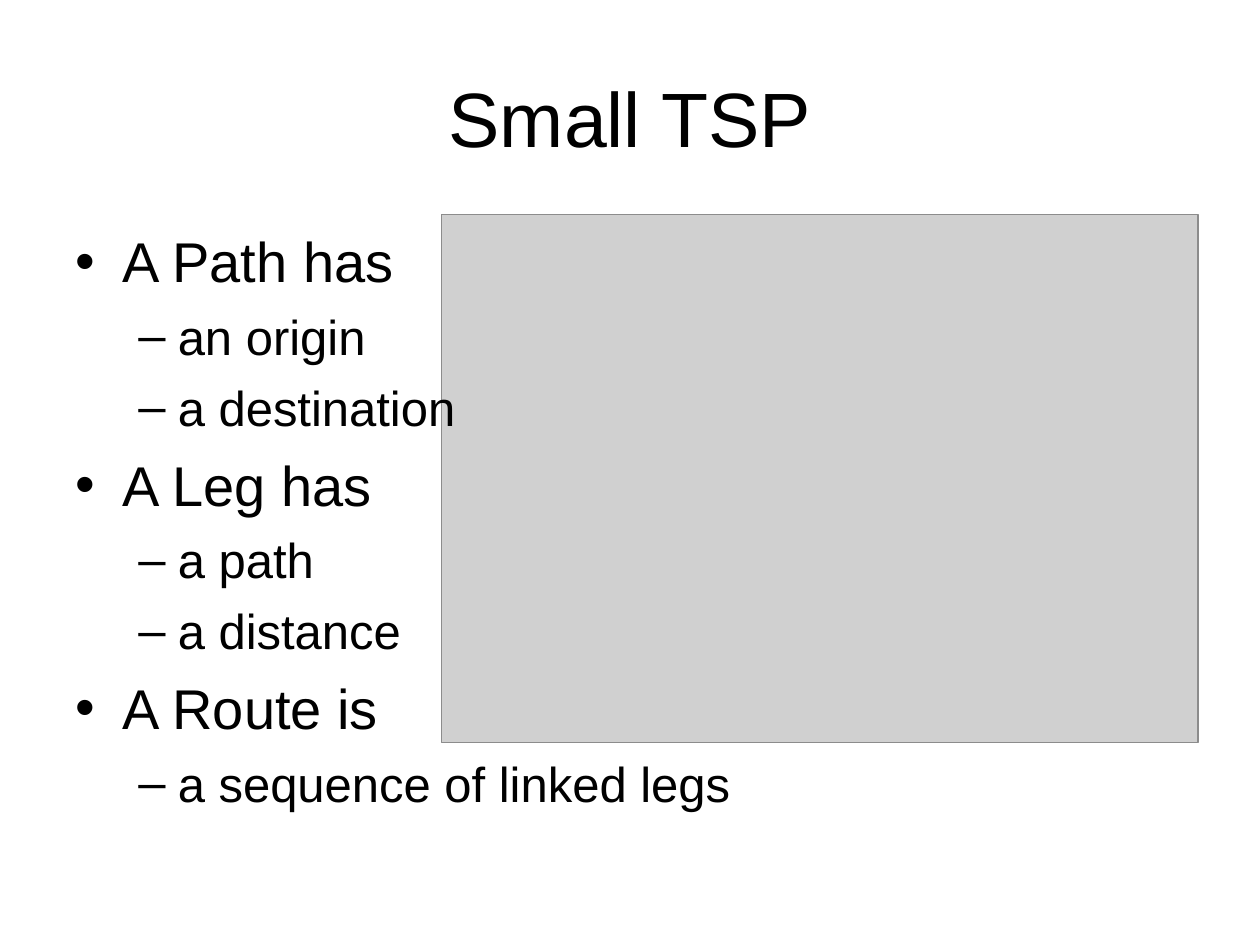
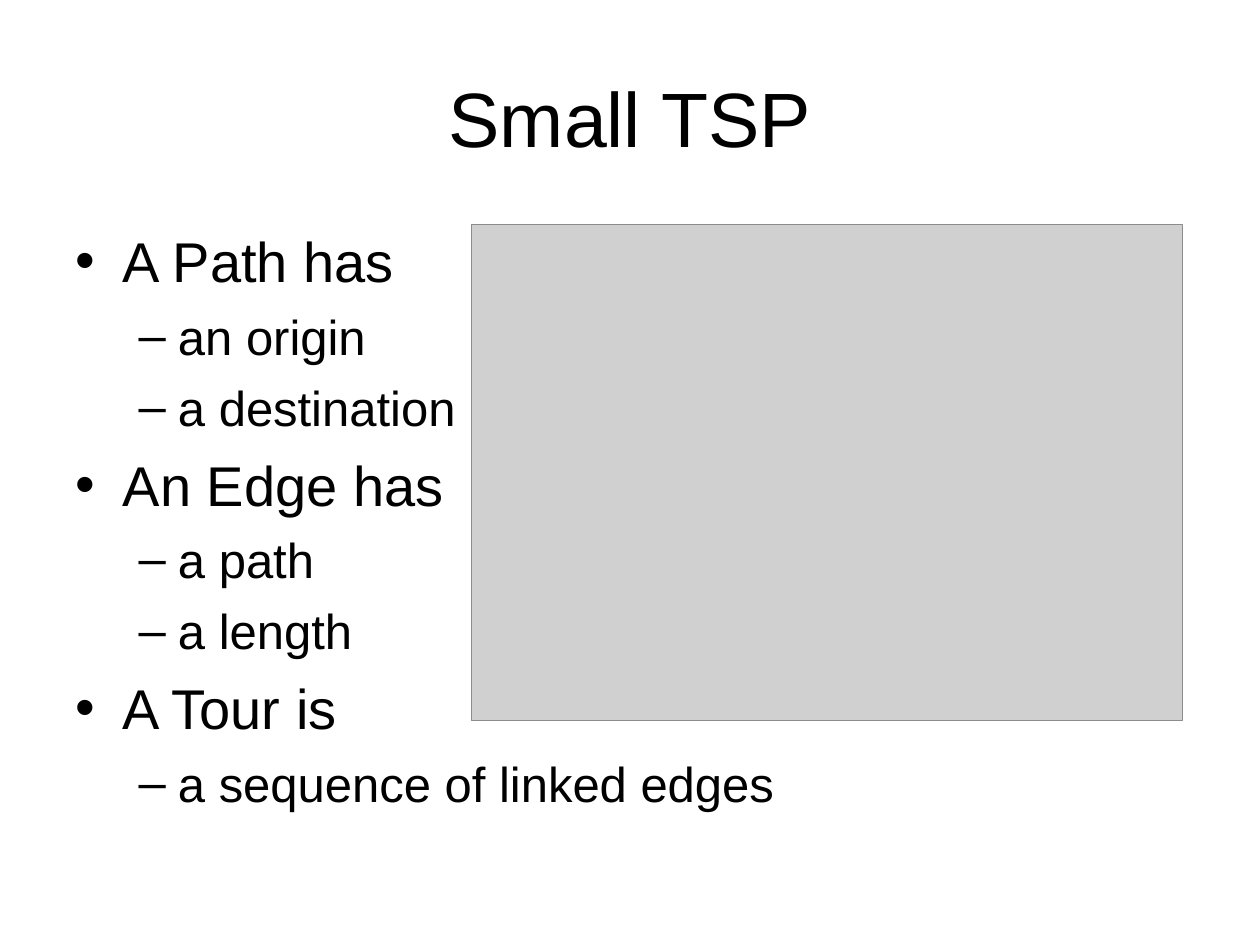
Before and after one commit to bjuric/SmallTSP, a slide deck: slide 2 of SmallTSP.ppt. Drawn at 1260x945 pixels with LibreOffice and Linux fonts; fonts in the diff are those of the drawing; grey boxes stand for pictures. Boxes give left, top, right and bottom in pixels: in the first picture for what was removed or moved away, otherwise in the second. Text is boxed around its words. In the diff, an @@ line names an element or a change of style, - is before the commit and + after.

```diff
--- a/SmallTSP.ppt
+++ b/SmallTSP.ppt
@@ picture: place and size @@
-picture at (441, 214, 1198, 742)
+picture at (471, 224, 1182, 721)
@@ text at (123, 465, 443, 516): text changed @@
-• A Leg has
+• An Edge has
@@ text at (123, 613, 774, 812): text changed @@
-  – a distance
-• A Route is
-  – a sequence of linked legs
+  – a length
+• A Tour is
+  – a sequence of linked edges
```
Also in this commit, not shown: 2 other slides changed.
